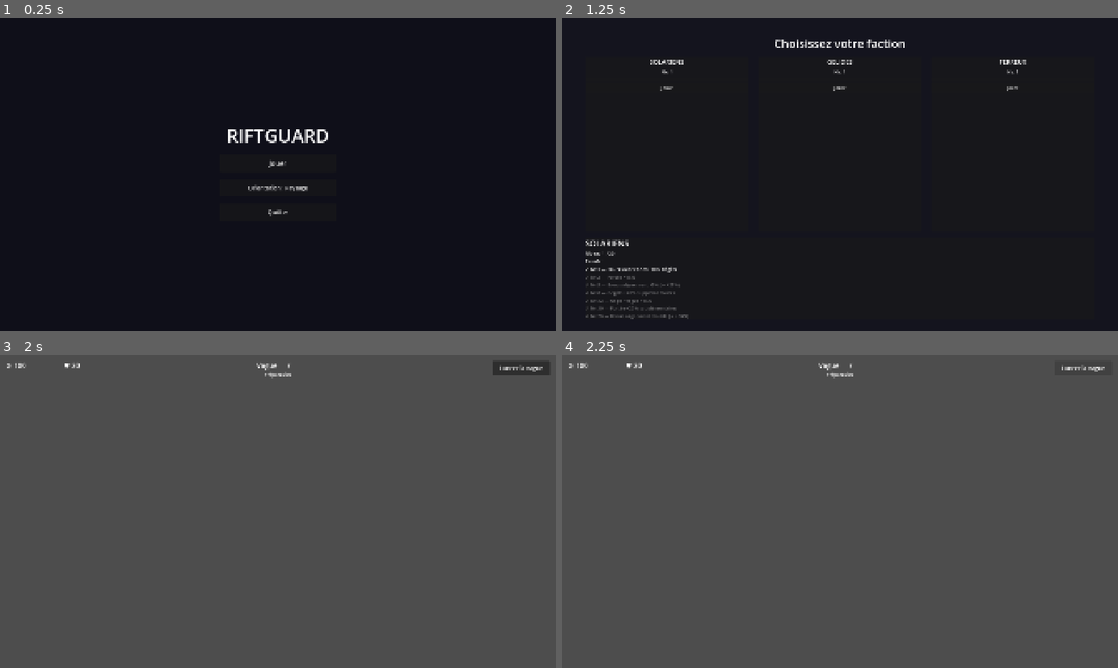
Above: before the commit, frames 1-4 (two rows, left to right).
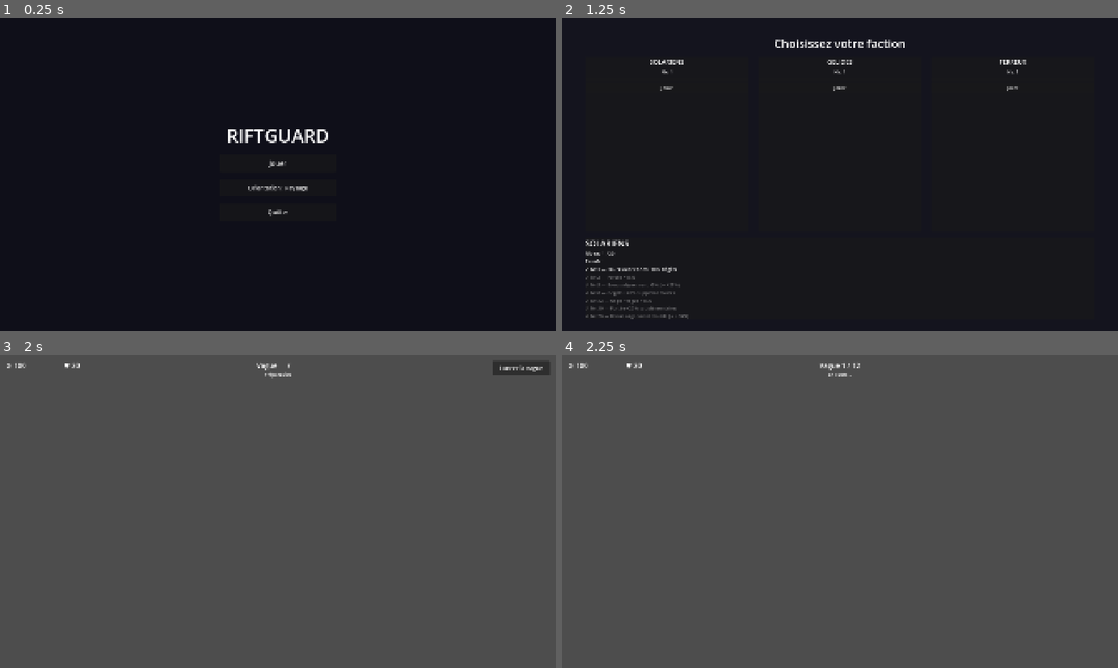
Above: after the commit, the same moments.

Repository: Dekitsu/riftguard
Game: Godot game, scene res://scenes/menus/MainMenu.tscn
Same seed, same stepped clock (60 frames per second), same inputs: the game is played once before the commit and once after it.
Inputs:
- Up to frame 1 (0.25 s): no input
- Up to frame 2 (1.25 s): click "Jouer" at 0.5 s
- Up to frame 3 (2 s): click "Jouer" at 1.25 s
- Up to frame 4 (2.25 s): click "Lancer la vague" at 2 s

Frames 1-3 are identical in both runs. In frame 4, 0.2% of the frame differs, in the area x 46-98%, y 2-8%.
Error before the commit: Parse Error: Cannot return a value of type "null" as "Dictionary". (res://scripts/game/RunState.gd:101)
Error after the commit: Cannot call method 'get_children' on a null value. (res://scripts/game/GameManager.gd:35)

Commit message:
fix(types): remove null returns from typed functions
- RunState._find_entry: remove stale duplicate 'return null' after 'return {}'
- Tower._pick_target: untype return (-> Enemy can't return null in strict mode),
  call site casts with 'as Enemy'
- DraftManager.pick: untype return (-> TowerData can't return null)

Co-Authored-By: Claude Sonnet 4.6 <noreply@anthropic.com>

Diff:
--- a/scripts/game/DraftManager.gd
+++ b/scripts/game/DraftManager.gd
@@ -29,7 +29,7 @@
 	emit_choices.assign(_current_choices)
 	draft_ready.emit(emit_choices)
 
-func pick(index: int) -> TowerData:
+func pick(index: int):
 	if index < 0 or index >= _current_choices.size():
 		return null
 	var chosen: TowerData = _current_choices[index]
--- a/scripts/game/RunState.gd
+++ b/scripts/game/RunState.gd
@@ -98,7 +98,6 @@
 		if e.tower == tower:
 			return e
 	return {}
-	return null
 
 ## XP earned at run end based on waves cleared.
 func xp_earned() -> int:
--- a/scripts/towers/Tower.gd
+++ b/scripts/towers/Tower.gd
@@ -20,11 +20,11 @@
 	if _fire_timer <= 0.0:
 		var stats: Dictionary = data.stats_at_level(level)
 		_fire_timer = 1.0 / float(stats.get("fire_rate", 1.0))
-		var target: Enemy = _pick_target()
+		var target: Enemy = _pick_target() as Enemy
 		if target != null:
 			_shoot(target, stats)
 
-func _pick_target() -> Enemy:
+func _pick_target():
 	# Purge invalid refs
 	var valid: Array[Enemy] = []
 	for e in _enemies_in_range:
